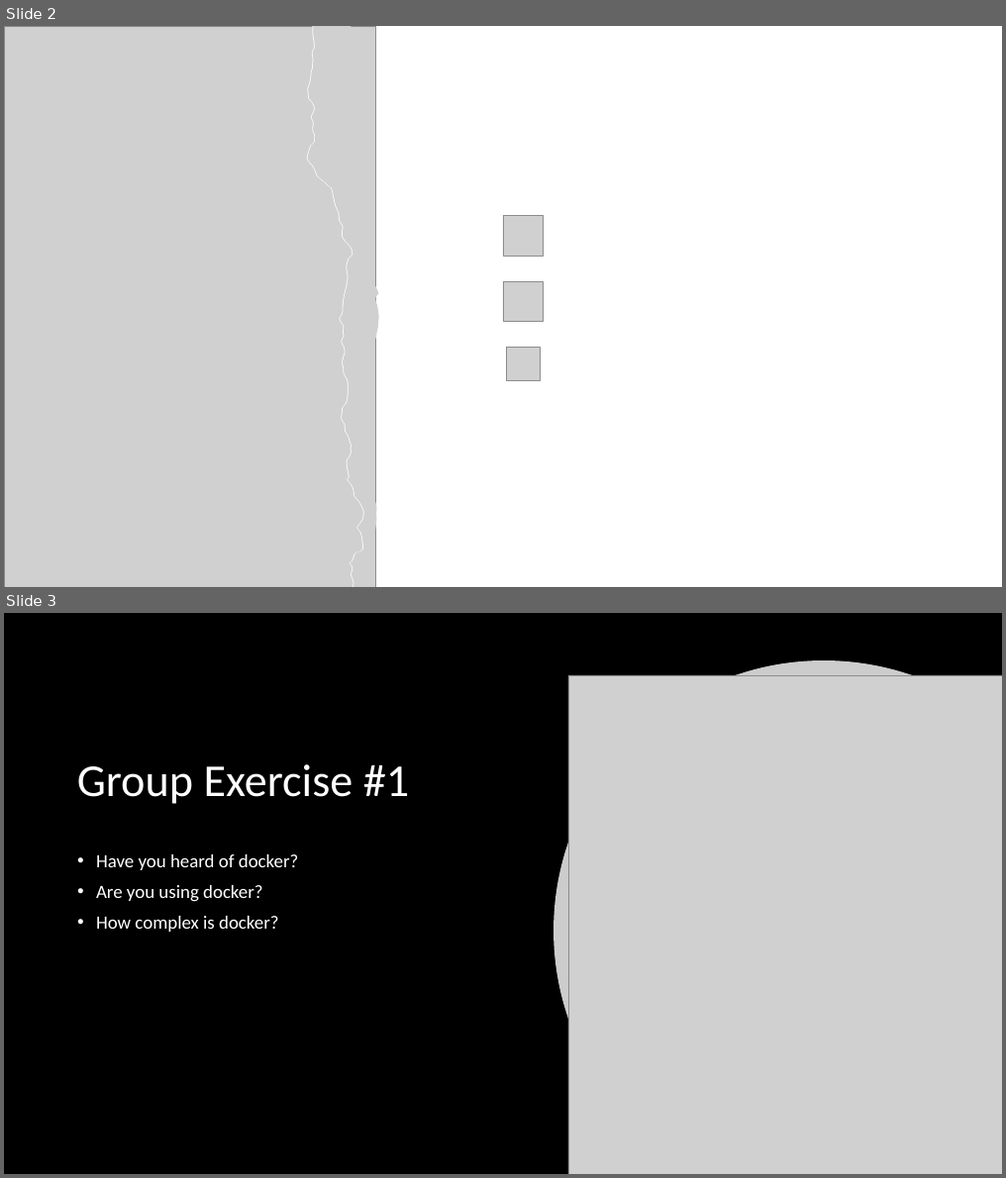
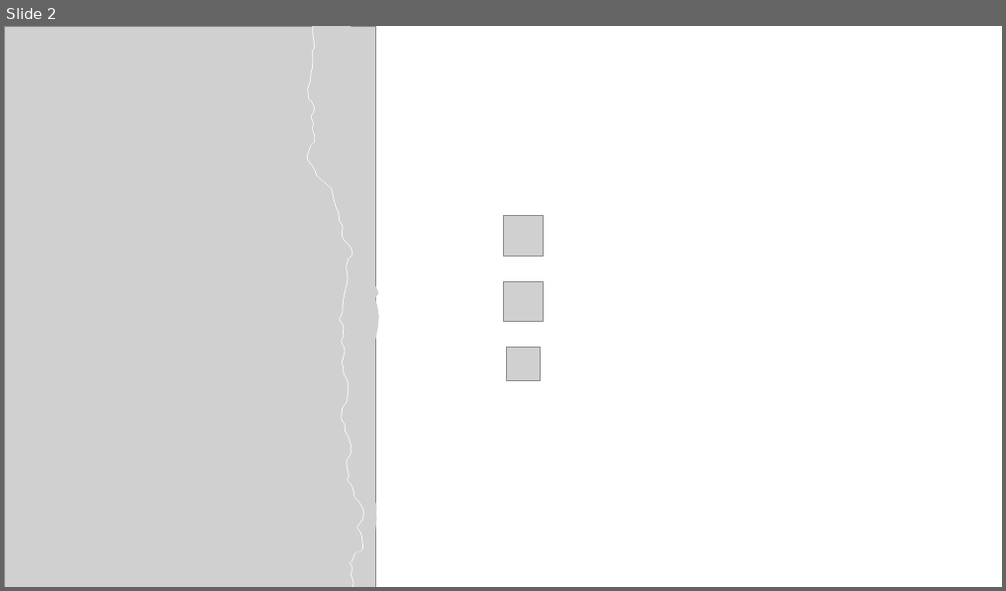
Before and after one commit to dvdmrk/DockerPresentation, a slide deck: Slides/DockerPresentation.pptx. Shown one above the other, each under a label of ours: slides 2 and 3 before the commit, slide 2 after it. The pictures are 1006x1178 and 1006x591 pixels, drawn with LibreOffice and Linux fonts; fonts in the diff are those of the drawing; grey boxes stand for pictures; background and template pictures are left out. Boxes give left, top, right and bottom in pixels: in the first picture for what was removed or moved away, otherwise in the second. Text is boxed around its words. In the diff, an @@ line names an element or a change of style, - is before the commit and + after.

```diff
--- a/Slides/DockerPresentation.pptx
+++ b/Slides/DockerPresentation.pptx
@@ slide 3 removed at [4, 613, 1002, 1174], background picture (left out) @@
@@ freeform shape removed at [553, 661, 1002, 1174] @@
@@ picture removed at [568, 675, 1002, 1174] @@
@@ title removed at [77, 764, 409, 804] @@
-Group Exercise #1
@@ text removed at [96, 855, 299, 932] @@
-• Have you heard of docker?
-• Are you using docker?
-• How complex is docker?
```
Also in this commit, not shown: 1 slide changed, 6 slides added, 6 other slides removed, 2 other files.
